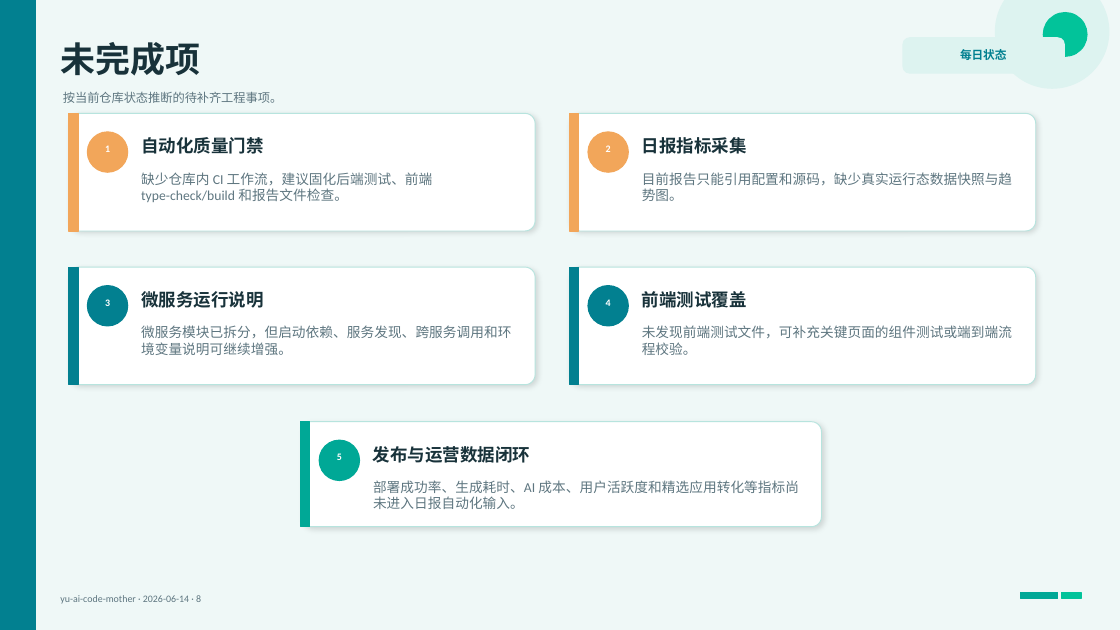
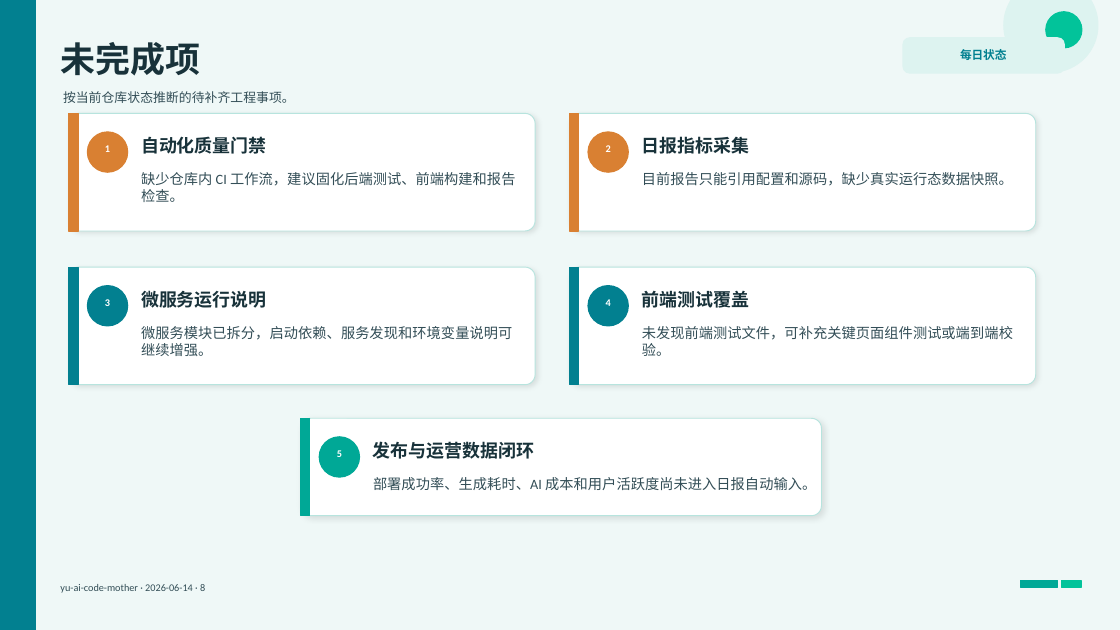
Before and after one commit to liyupi/yu-ai-code-mother, a slide deck: slide 9 of docs/reports/project-status-2026-06-14.pptx. Drawn at 1120x630 pixels with LibreOffice and Linux fonts; fonts in the diff are those of the drawing. Boxes give left, top, right and bottom in pixels: in the first picture for what was removed or moved away, otherwise in the second. Text is boxed around its words. In the diff, an @@ line names an element or a change of style, - is before the commit and + after.

```diff
--- a/docs/reports/project-status-2026-06-14.pptx
+++ b/docs/reports/project-status-2026-06-14.pptx
@@ ellipse: place and size @@
-ellipse at [996,0,1109,88]
+ellipse at [1004,0,1098,72]
@@ ellipse: place and size @@
-ellipse at [1044,13,1087,56]
+ellipse at [1046,12,1082,48]
@@ text "按当前仓库状态推断的待补齐工程事项。" at [63,91,295,103]: size 10.5 to 11 pt, text colour #5E7680 to #334E57 @@
@@ fill #F2A65A to #D98032; outline #F2A65A 1 pt to #D98032 1 pt in 4 elements at [69,113,78,231], [87,132,128,172], [570,113,579,231], [588,132,628,172] @@
@@ text at [141,172,516,202]: text changed; size 11.7 to 12.2 pt; text colour #5E7680 to #334E57 @@
-缺少仓库内 CI 工作流，建议固化后端测试、前端 type-check/build 和报告文件检查。
+缺少仓库内 CI 工作流，建议固化后端测试、前端构建和报告检查。
@@ text at [642,172,1013,186]: text changed; size 11.7 to 12.2 pt; text colour #5E7680 to #334E57 @@
-目前报告只能引用配置和源码，缺少真实运行态数据快照与趋势图。
+目前报告只能引用配置和源码，缺少真实运行态数据快照。
@@ shadow changed in 4 elements at [69,113,535,231], [570,113,1036,231], [69,267,535,385], [570,267,1036,385] @@
@@ text at [141,326,512,356]: text changed; size 11.7 to 12.2 pt; text colour #5E7680 to #334E57 @@
-微服务模块已拆分，但启动依赖、服务发现、跨服务调用和环境变量说明可继续增强。
+微服务模块已拆分，启动依赖、服务发现和环境变量说明可继续增强。
@@ text at [642,326,1013,356]: text changed; size 11.7 to 12.2 pt; text colour #5E7680 to #334E57 @@
-未发现前端测试文件，可补充关键页面的组件测试或端到端流程校验。
+未发现前端测试文件，可补充关键页面组件测试或端到端校验。
@@ rounded rectangle: place and size @@
-rounded rectangle at [301,422,822,527]
+rounded rectangle at [301,418,822,516]
@@ rounded rectangle at [301,418,822,516]: shadow changed; proportions changed @@
@@ rectangle: place and size @@
-rectangle at [301,422,310,527]
+rectangle at [301,418,310,516]
@@ size 8.5 to 8.8 pt in 3 elements at [105,145,110,152], [606,145,611,152], [337,450,342,457] @@
@@ ellipse: place and size @@
-ellipse at [319,440,360,481]
+ellipse at [319,437,360,477]
@@ size 15 to 15.4 pt in 5 elements at [141,136,266,154], [642,136,750,154], [141,290,266,308], [642,291,750,308], [373,441,534,459] @@
@@ text at [373,477,816,490]: text changed; size 11.7 to 12.2 pt; text colour #5E7680 to #334E57 @@
-部署成功率、生成耗时、AI 成本、用户活跃度和精选应用转化等指标尚未进入日报自动化输入。
+部署成功率、生成耗时、AI 成本和用户活跃度尚未进入日报自动输入。
@@ text "yu-ai-code-mother · 2026-06-14 · 8" at [60,584,205,593]: size 8.5 to 8.8 pt, text colour #5E7680 to #334E57 @@
@@ 2 rectangles, 1 text: place and size @@
-2 rectangles, 1 text at [60,592,1081,604]
+2 rectangles, 1 text at [60,581,1081,593]
```
Also in this commit, not shown: 11 other slides changed.
